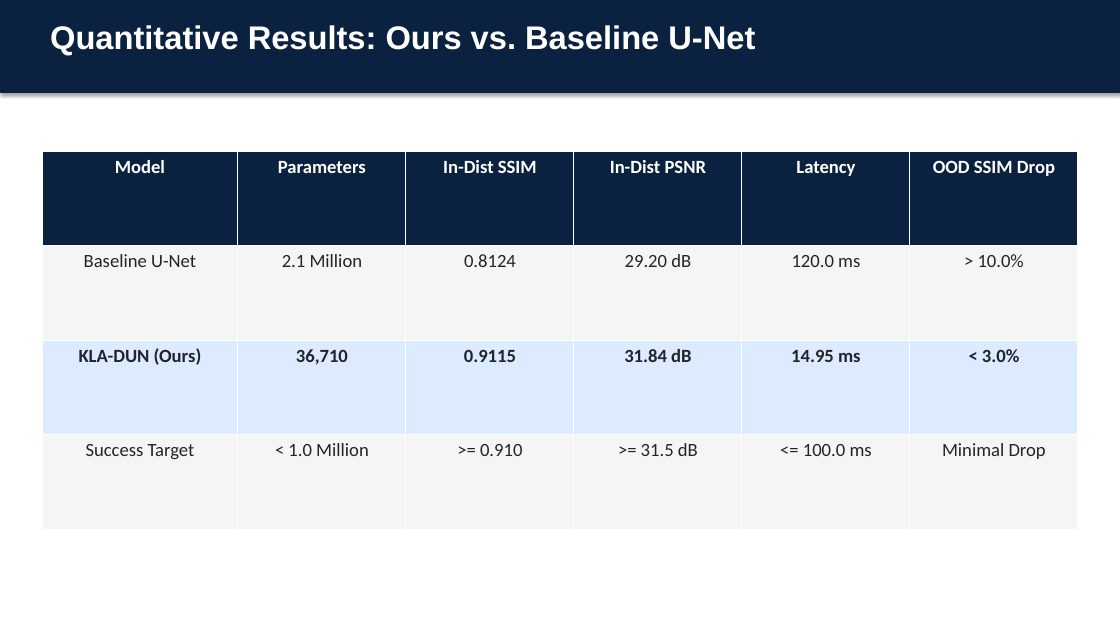
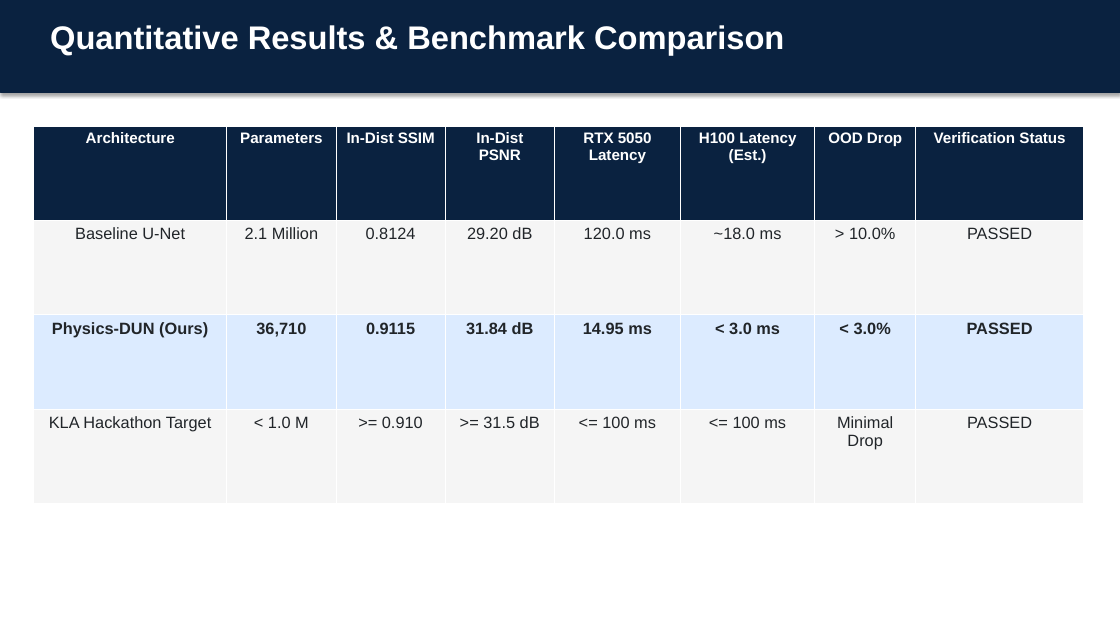
Before and after one commit to ANSHKATIYARAK/PixelPioneers, a slide deck: slide 6 of TeamName_KLA_PS01.pptx. Drawn at 1120x630 pixels with LibreOffice and Linux fonts; fonts in the diff are those of the drawing. Boxes give left, top, right and bottom in pixels: in the first picture for what was removed or moved away, otherwise in the second. Text is boxed around its words. In the diff, an @@ line names an element or a change of style, - is before the commit and + after.

```diff
--- a/TeamName_KLA_PS01.pptx
+++ b/TeamName_KLA_PS01.pptx
@@ text at [50, 25, 784, 55]: text changed @@
-Quantitative Results: Ours vs. Baseline U-Net
+Quantitative Results & Benchmark Comparison
@@ table at [34, 126, 1084, 504] @@
-column 1: Model | Baseline U-Net | KLA-DUN (Ours) | Success Target
+column 1: Architecture | Baseline U-Net | Physics-DUN (Ours) | KLA Hackathon Target
-column 2, row 4: < 1.0 Million
+column 2, row 4: < 1.0 M
-column 5: Latency | 120.0 ms | 14.95 ms | <= 100.0 ms
-column 6: OOD SSIM Drop | > 10.0% | < 3.0% | Minimal Drop
+column 5: RTX 5050 Latency | 120.0 ms | 14.95 ms | <= 100 ms
+column 6: H100 Latency (Est.) | ~18.0 ms | < 3.0 ms | <= 100 ms
+column 7: OOD Drop | > 10.0% | < 3.0% | Minimal Drop
+column 8: Verification Status | PASSED | PASSED | PASSED
@@ table: place and size @@
-table at [42, 151, 1078, 529]
+table at [34, 126, 1084, 504]
```
Also in this commit, not shown: 7 other slides changed, 1 other file.
